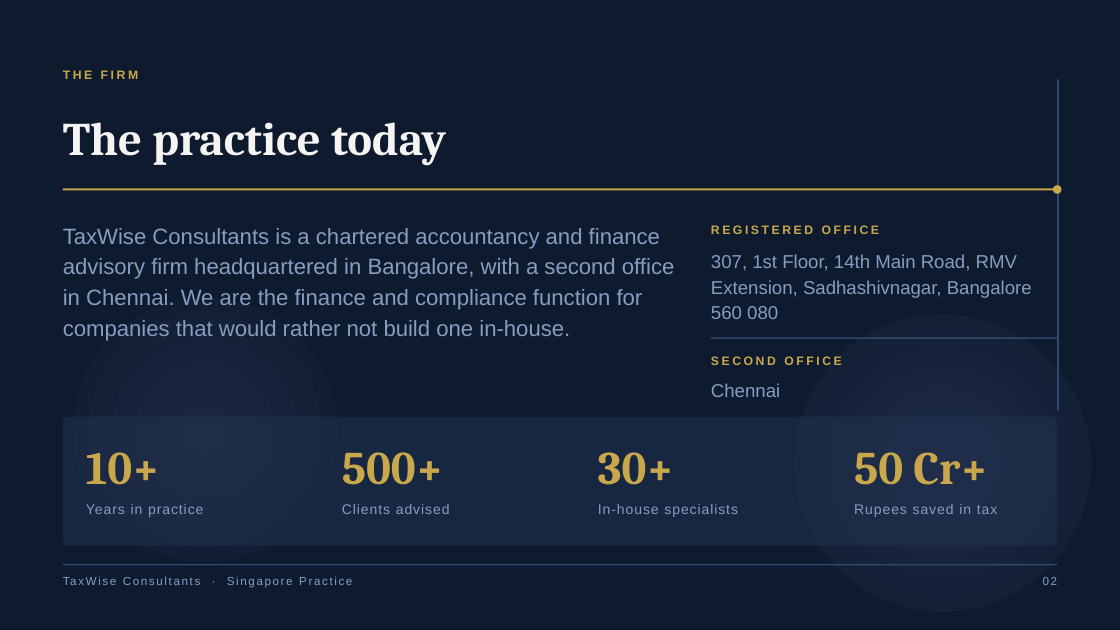
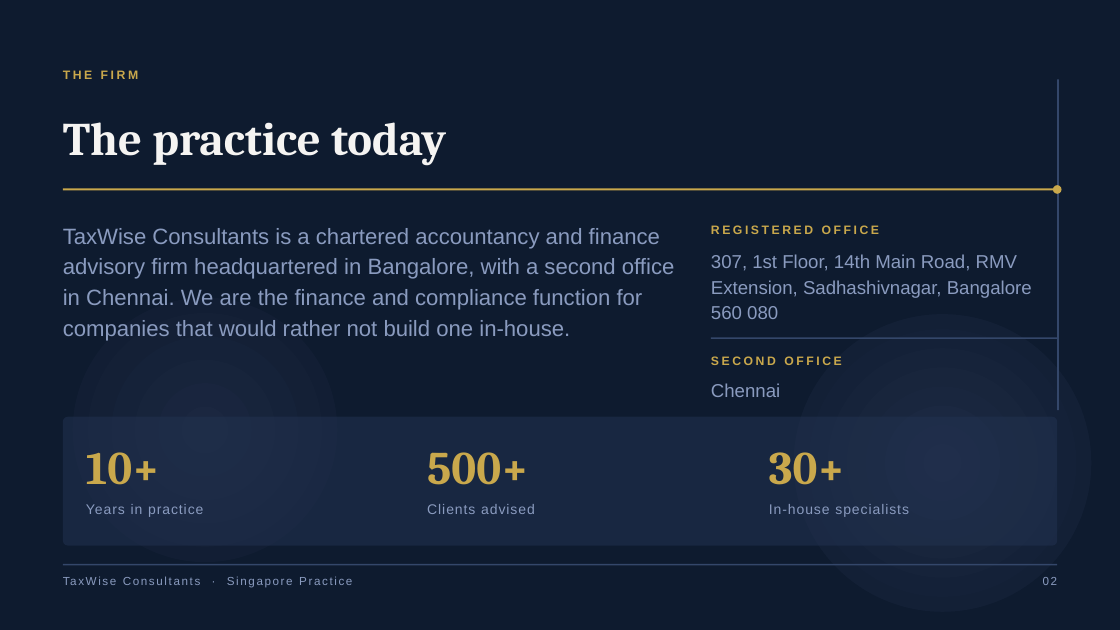
Before and after one commit to jnanottamgy/taxwise_consultants, a slide deck: slide 2 of singapore-deck/taxwise-singapore.pptx. Drawn at 1120x630 pixels with LibreOffice and Linux fonts; fonts in the diff are those of the drawing. Boxes give left, top, right and bottom in pixels: in the first picture for what was removed or moved away, otherwise in the second. Text is boxed around its words. In the diff, an @@ line names an element or a change of style, - is before the commit and + after.

```diff
--- a/singapore-deck/taxwise-singapore.pptx
+++ b/singapore-deck/taxwise-singapore.pptx
@@ text "500+": place and size @@
-text "500+" at [342, 452, 443, 485]
+text "500+" at [427, 452, 528, 485]
@@ text "30+": place and size @@
-text "30+" at [598, 452, 674, 485]
+text "30+" at [769, 452, 845, 485]
@@ text removed at [854, 452, 988, 485] @@
-50 Cr+
@@ text "Clients advised": place and size @@
-text "Clients advised" at [342, 504, 450, 514]
+text "Clients advised" at [427, 504, 535, 514]
@@ text "In-house specialists": place and size @@
-text "In-house specialists" at [598, 504, 738, 517]
+text "In-house specialists" at [769, 504, 909, 517]
@@ text removed at [854, 504, 997, 517] @@
-Rupees saved in tax
```
Also in this commit, not shown: 2 other slides changed, 2 other files.
